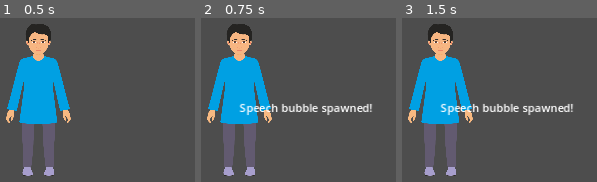
Above: before the commit, frames 1-3 (left to right).
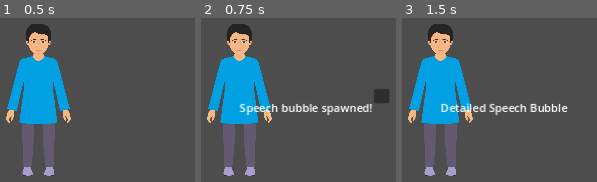
Above: after the commit, the same moments.

Repository: IvoChanev/Sunflower-Valley
Game: Godot game, scene res://scenes/main.tscn
Two runs of this game, one before a commit and one after it. Both use one fixed random seed, a clock stepped at 60 frames per second and the inputs below.
Inputs (mouse positions are in pixels of both pictures, inside the frame that each line leads up to):
- Up to frame 1 (0.5 s): no input
- Up to frame 2 (0.75 s): tap Enter at 0.5 s; move the mouse to (240, 100) at 0.52 s; click (240, 100) at 0.67 s
- Up to frame 3 (1.5 s): click (583, 96) at 1.27 s

Frame 1 is identical in both runs. In frame 2, 0.7% of the frame differs, in the area x 88-97%, y 43-52%; in frame 3, 2.2%, in the area x 19-88%, y 51-60%.

Commit message:
Detailed Speech Bubble
Support code for the detailed speech bubble

Diff:
--- /dev/null
+++ b/scenes/detailed_speech_bubble.tscn
@@ -0,0 +1,11 @@
+[gd_scene format=3 uid="uid://dqmlydkli7sih"]
+
+[node name="DetailedSpeechBubble" type="Control"]
+layout_mode = 3
+anchors_preset = 0
+
+[node name="DetailedSpeechBubbleText" type="Label" parent="."]
+layout_mode = 0
+offset_right = 40.0
+offset_bottom = 23.0
+text = "Detailed Speech Bubble"
--- /dev/null
+++ b/scenes/speech_bubble.gd
@@ -0,0 +1,20 @@
+extends Control
+
+# References
+@onready var info_button = $InformationButton
+@onready var detailed_speech_bubble_scene = preload("res://scenes/detailed_speech_bubble.tscn")
+var original_speech_bubble: Node = null
+
+func _ready():
+	original_speech_bubble = self
+
+func _on_information_button_pressed() -> void:
+	print("Info button pressed!")
+	detailed_speech_bubble()
+
+func detailed_speech_bubble():
+	print("Detailed Speech Bubble Spawned")
+	var detailed_speech_bubble = detailed_speech_bubble_scene.instantiate()
+	get_parent().add_child(detailed_speech_bubble)
+
+	original_speech_bubble.queue_free()
--- a/scenes/speech_bubble.tscn
+++ b/scenes/speech_bubble.tscn
@@ -1,13 +1,25 @@
-[gd_scene format=3 uid="uid://b1jpwoyyvjt5u"]
+[gd_scene load_steps=2 format=3 uid="uid://b1jpwoyyvjt5u"]
+
+[ext_resource type="Script" path="res://scenes/speech_bubble.gd" id="1_gavjt"]
 
 [node name="SpeechBubble" type="Control"]
 layout_mode = 3
 anchors_preset = 0
 offset_right = 40.0
 offset_bottom = 40.0
+script = ExtResource("1_gavjt")
 
 [node name="SpeechBubbleText" type="Label" parent="."]
 layout_mode = 0
 offset_right = 40.0
 offset_bottom = 23.0
 text = "Speech bubble spawned!"
+
+[node name="InformationButton" type="Button" parent="."]
+layout_mode = 0
+offset_left = 194.0
+offset_top = -16.0
+offset_right = 216.0
+offset_bottom = 5.0
+
+[connection signal="pressed" from="InformationButton" to="." method="_on_information_button_pressed"]
